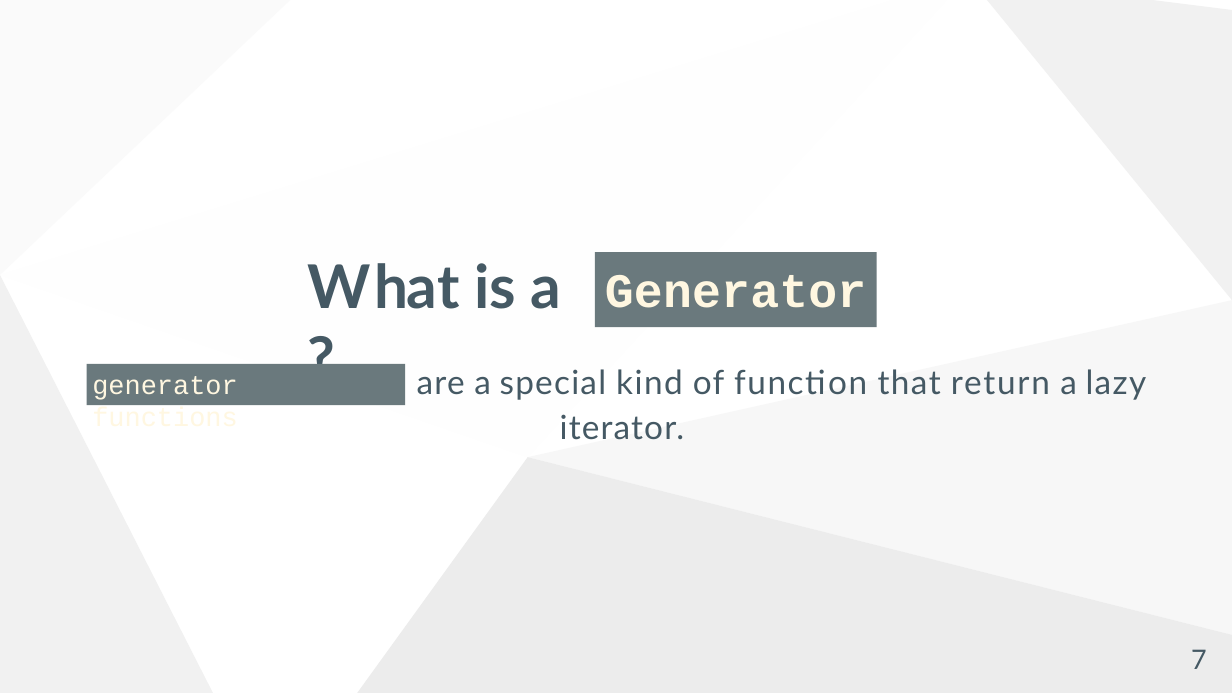
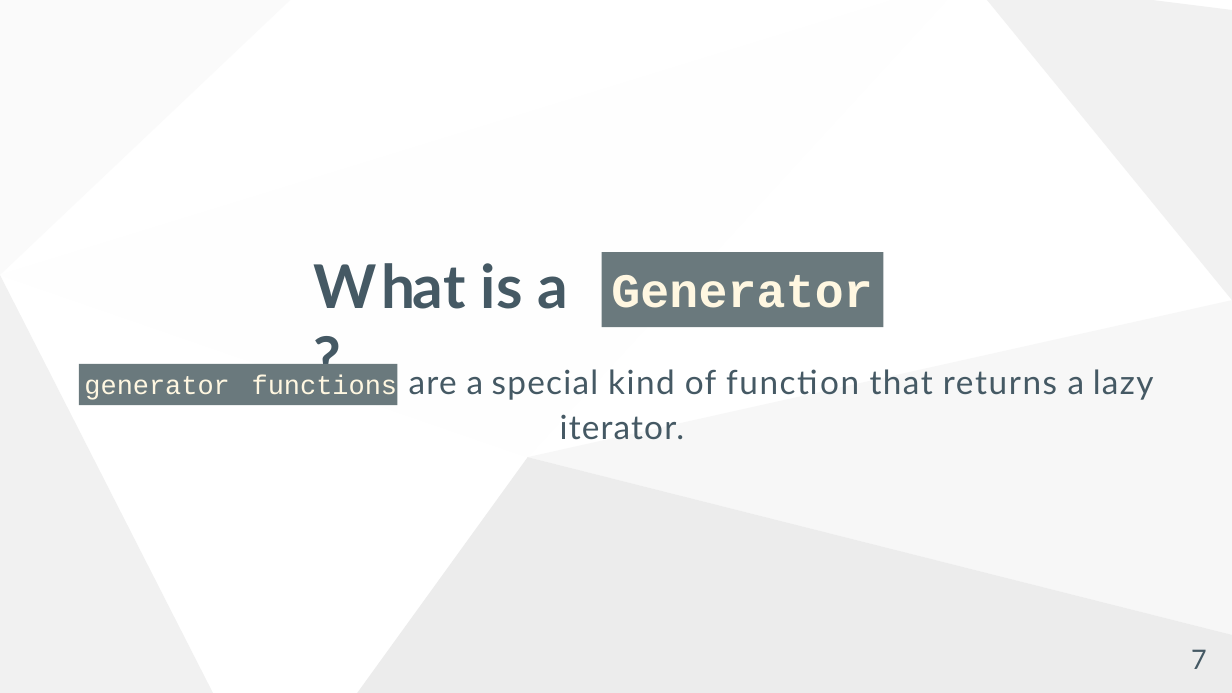
Before and after one commit to mwhorse46/pyconf_2022_decorators_generators_workshop, a slide deck: slide 7 of slideshow.pptx. Drawn at 1232x693 pixels with LibreOffice and Linux fonts; fonts in the diff are those of the drawing; background and template pictures are left out. Boxes give left, top, right and bottom in pixels: in the first picture for what was removed or moved away, otherwise in the second. Text is boxed around its words. In the diff, an @@ line names an element or a change of style, - is before the commit and + after.

```diff
--- a/slideshow.pptx
+++ b/slideshow.pptx
@@ title "What is a ?": place and size @@
-title "What is a ?" at box(307, 263, 562, 309)
+title "What is a ?" at box(314, 263, 568, 309)
@@ rectangle "Generator": place and size @@
-rectangle "Generator" at box(595, 252, 877, 327)
+rectangle "Generator" at box(602, 252, 884, 327)
@@ rectangle "generator functions": place and size @@
-rectangle "generator functions" at box(87, 364, 406, 406)
+rectangle "generator functions" at box(79, 364, 397, 406)
@@ text at box(409, 369, 1154, 440): text changed @@
-are a special kind of function that return a lazy iterator.
+are a special kind of function that returns a lazy iterator.
```
Also in this commit, not shown: 12 other slides changed, 2 other files.
